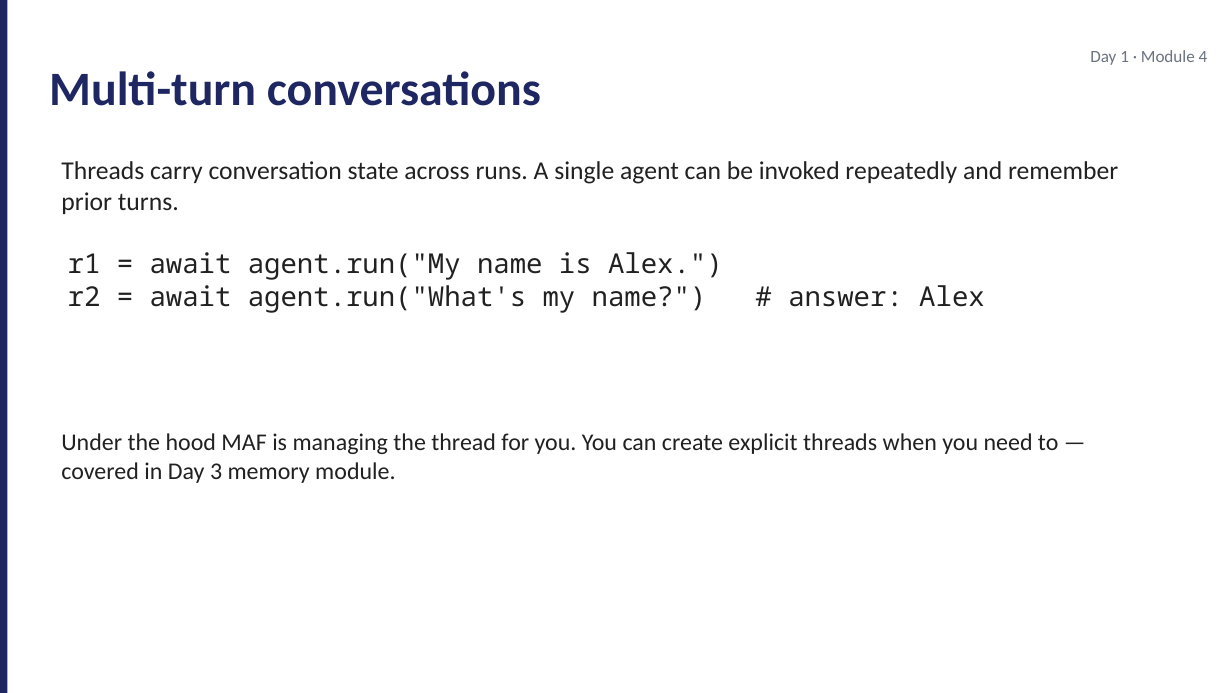
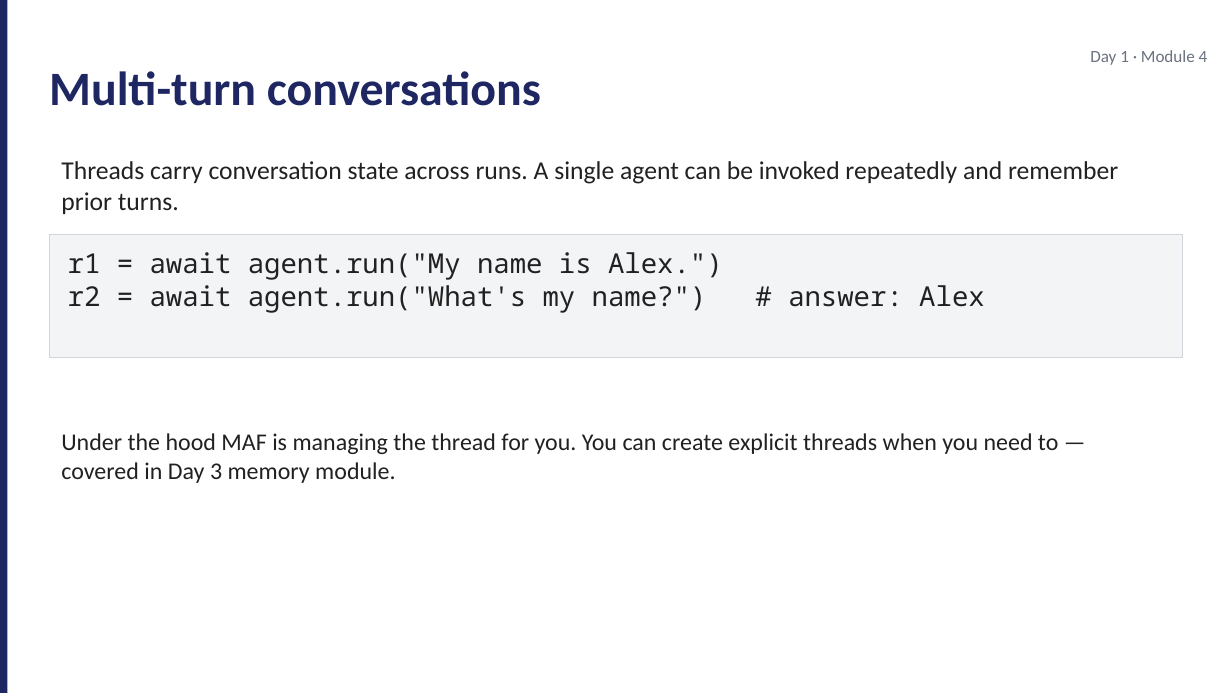
Before and after one commit to JimPiquant/Building-AI-Apps-and-Agents, a slide deck: slide 7 of decks/day1/module-4-maf-101.pptx. Drawn at 1232x693 pixels with LibreOffice and Linux fonts; fonts in the diff are those of the drawing. Boxes give left, top, right and bottom in pixels: in the first picture for what was removed or moved away, otherwise in the second. Text is boxed around its words. In the diff, an @@ line names an element or a change of style, - is before the commit and + after.

```diff
--- a/decks/day1/module-4-maf-101.pptx
+++ b/decks/day1/module-4-maf-101.pptx
@@ rectangle at <box>49,234,1183,357</box>:  to rectangle @@
```
Also in this commit, not shown: 4 other slides changed, 7 other files.
